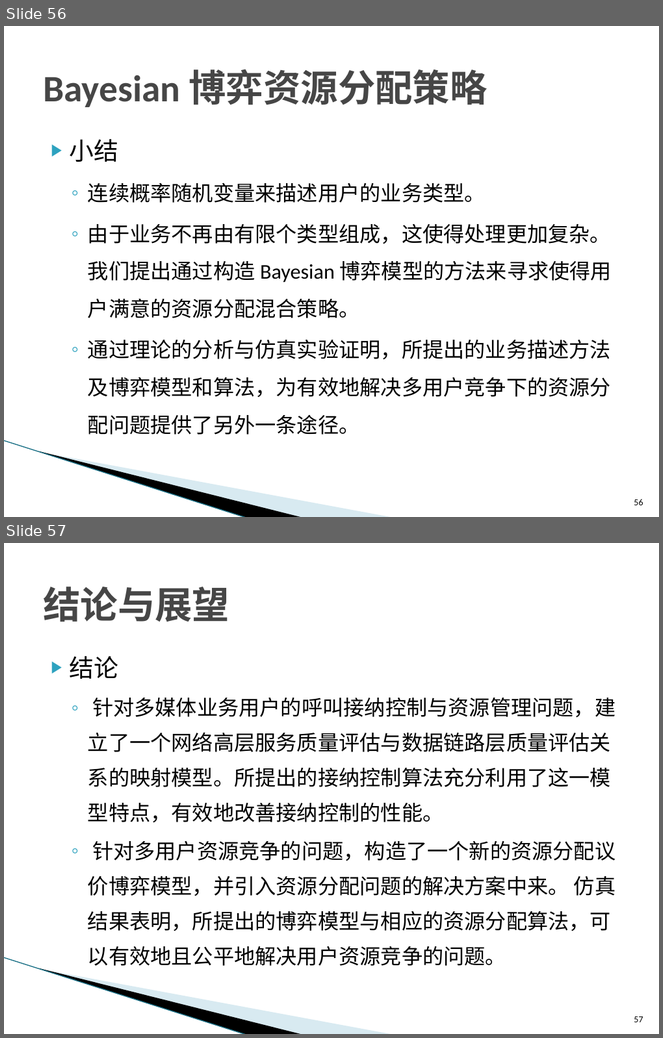
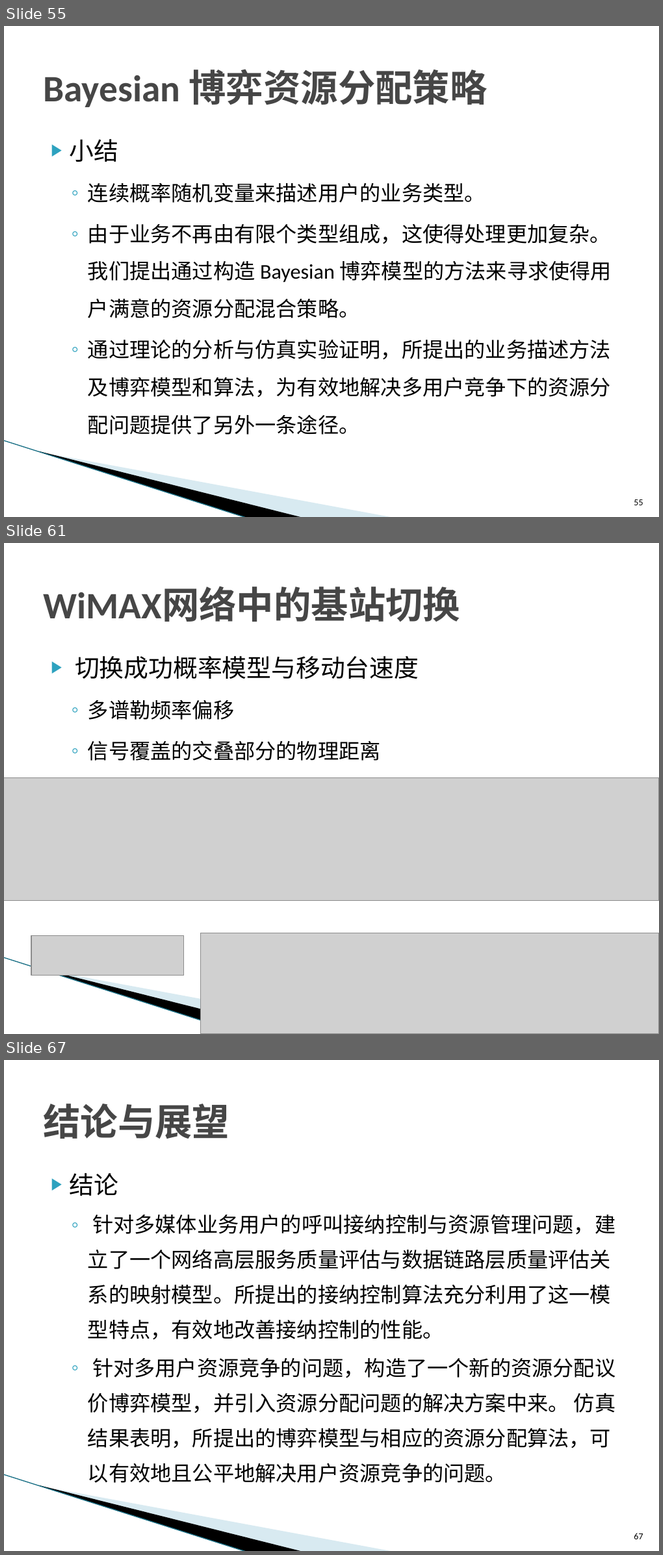
Before and after one commit to ZhiweiYAN/yzw_thesis, a slide deck: defense_phd.pptx. Shown one above the other, each under a label of ours: slides 56 and 57 before the commit, slides 55, 61 and 67 after it; the slides between them are not shown. The pictures are 663x1038 and 663x1555 pixels, drawn with LibreOffice and Linux fonts; fonts in the diff are those of the drawing; grey boxes stand for pictures; background and template pictures are left out. Boxes give left, top, right and bottom in pixels: in the first picture for what was removed or moved away, otherwise in the second. Text is boxed around its words. In the diff, an @@ line names an element or a change of style, - is before the commit and + after.

```diff
--- a/defense_phd.pptx
+++ b/defense_phd.pptx
@@ slide 61 added at [4, 543, 659, 1034], background #FFFFFF; not listed: 3 template elements that a slide beside it also shows @@
@@ title added at [43, 588, 460, 622], 41 pt, text #464646, bold @@
+WiMAX网络中的基站切换
@@ text added at [75, 656, 419, 761], 23 pt, text #000000 @@
+▶ 切换成功概率模型与移动台速度
+  ◦ 多谱勒频率偏移
+  ◦ 信号覆盖的交叠部分的物理距离
@@ picture added at [4, 778, 659, 901] @@
@@ picture added at [31, 936, 184, 975] @@
@@ picture added at [200, 933, 659, 1034] @@
@@ what was slide 56 is now slide 55 @@
@@ page number at [634, 500, 643, 506]: text changed @@
-56
+55
@@ what was slide 57 is now slide 67 @@
@@ page number at [634, 1533, 643, 1540]: text changed @@
-57
+67
```
Also in this commit, not shown: 5 slides changed, 10 other slides added, 2 other files.
